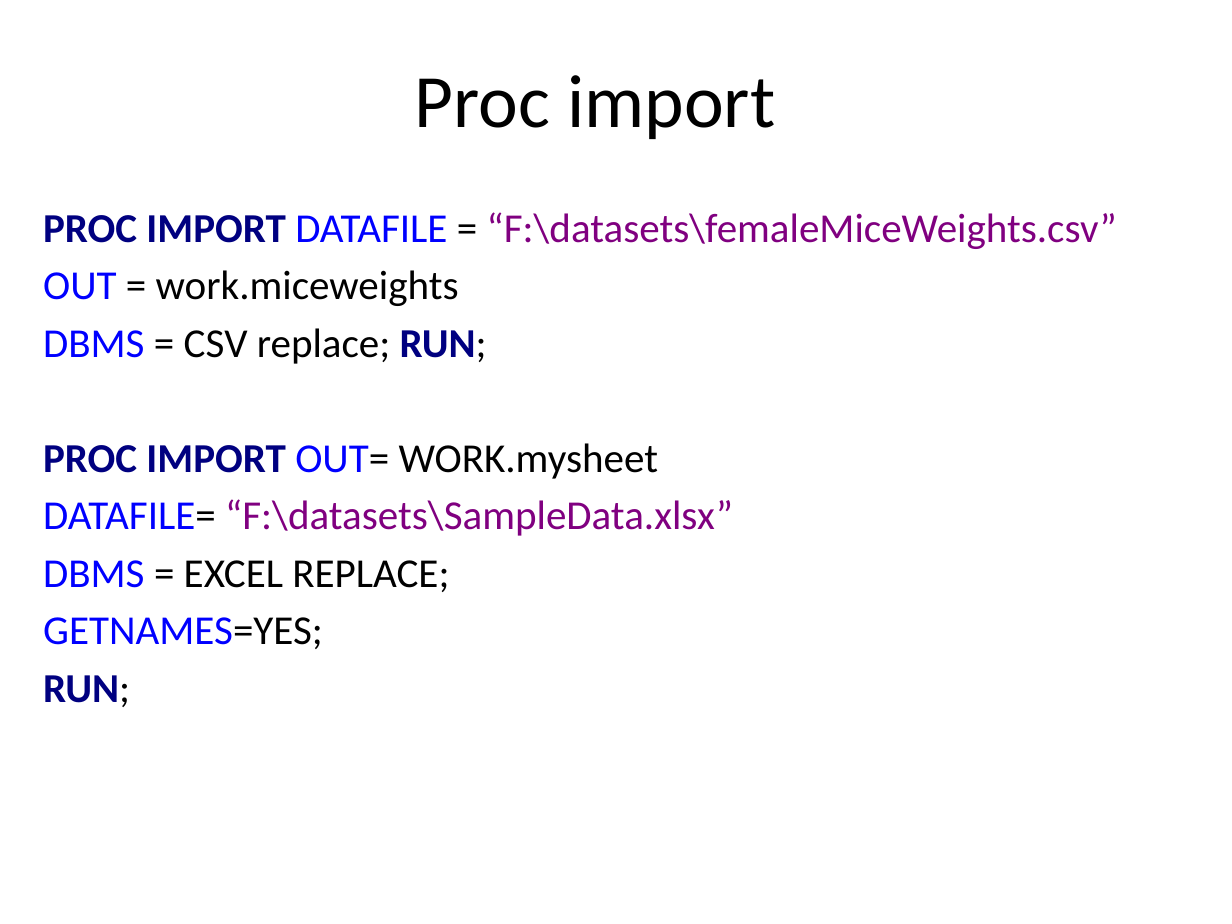
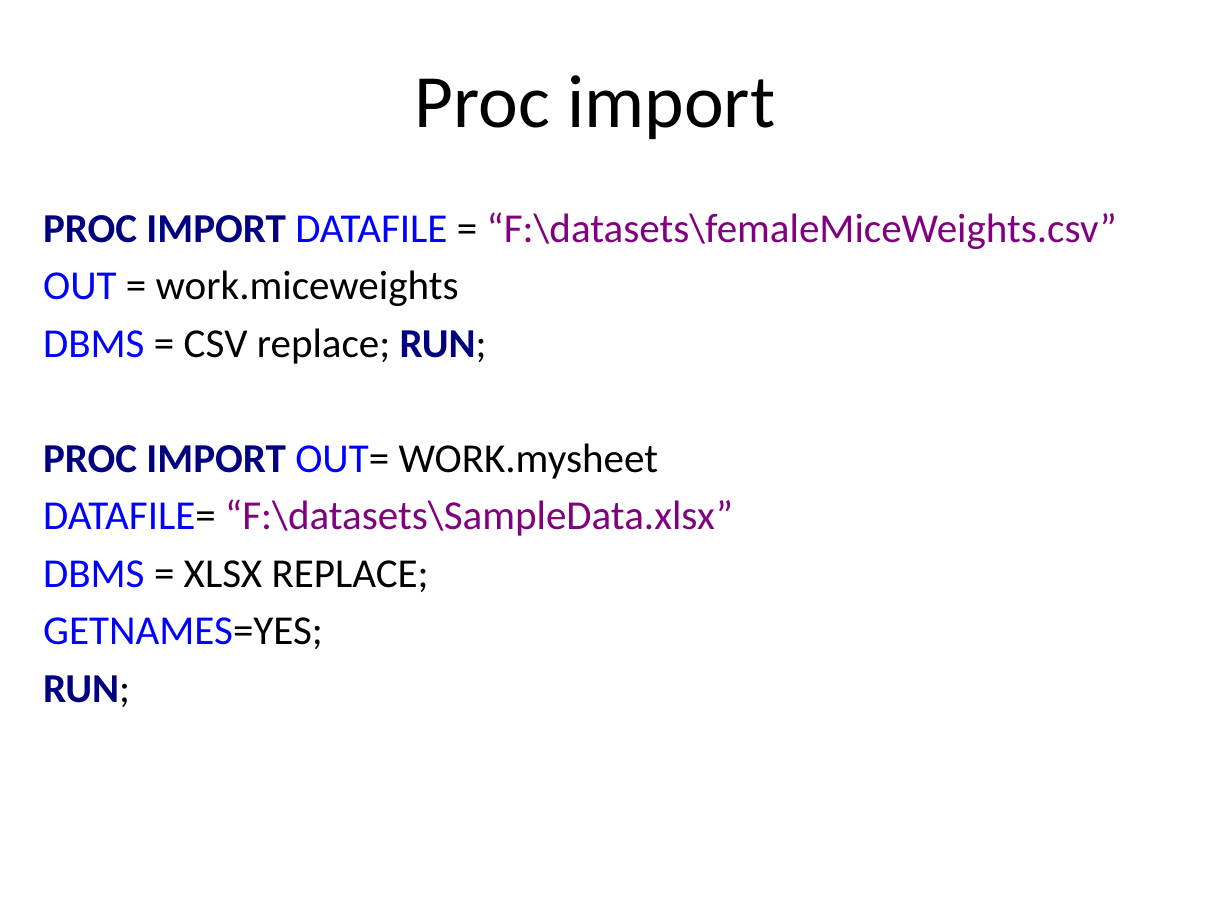
Before and after one commit to CUNYSPHCode/IntroSAS, a slide deck: slide 6 of Session6/Session6_MRamos.pptx (slide 5 before the commit). Drawn at 1232x924 pixels with LibreOffice and Linux fonts; fonts in the diff are those of the drawing. Boxes give left, top, right and bottom in pixels: in the first picture for what was removed or moved away, otherwise in the second. Text is boxed around its words. In the diff, an @@ line names an element or a change of style, - is before the commit and + after.

```diff
--- a/Session6/Session6_MRamos.pptx
+++ b/Session6/Session6_MRamos.pptx
@@ text at (43,560,429,592): text changed @@
-DBMS = EXCEL REPLACE;
+DBMS = XLSX REPLACE;
```
Also in this commit, not shown: 1 slide added, 3 other files.
